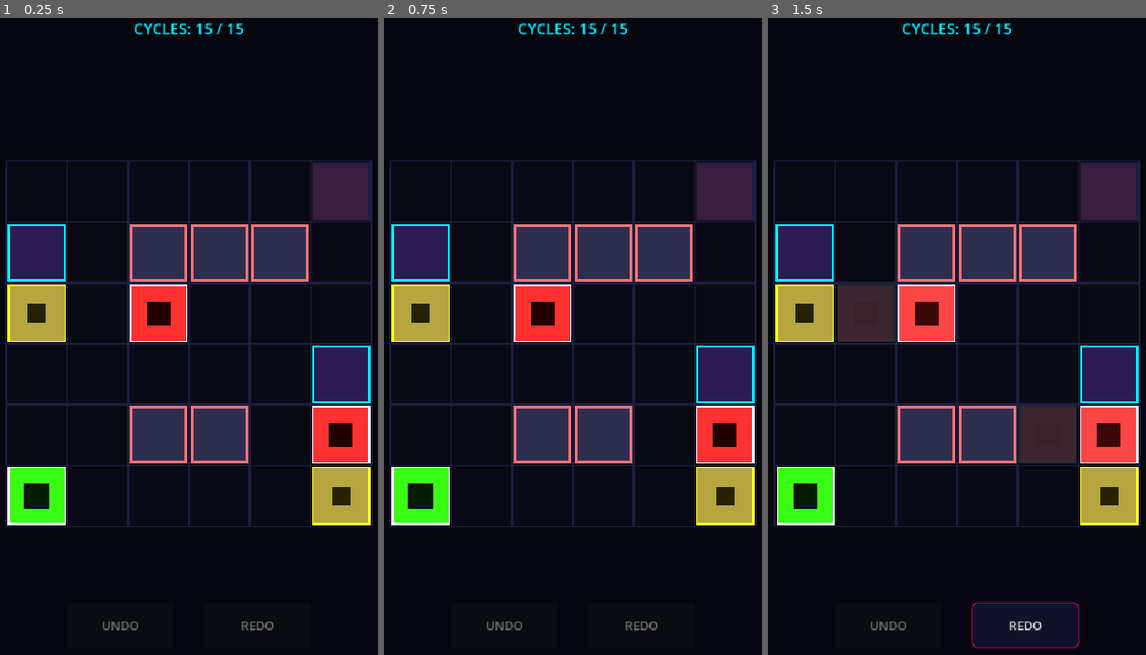
Above: before the commit, frames 1-3 (left to right).
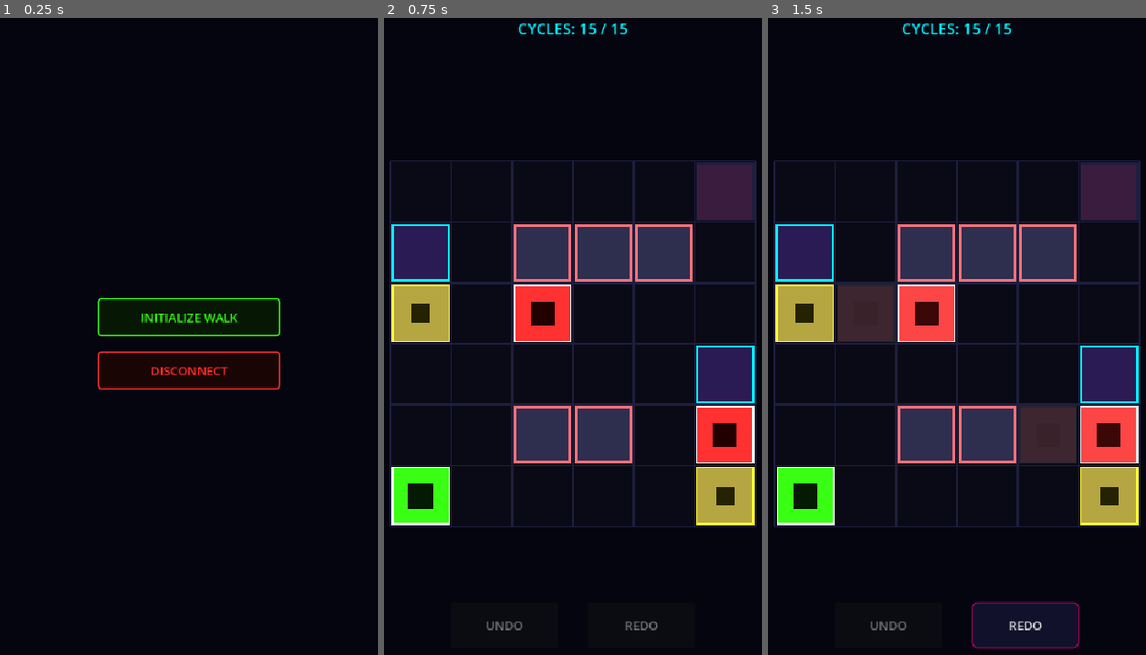
Above: after the commit, the same moments.

Repository: Kartikesh07/grid-walker
Game: Godot game, scene res://title_menu.tscn
The game is run twice, just before and just after one commit, with the same random seed, the same clock (stepped at 60 frames per second) and the same inputs. Before the commit the project starts from res://main.tscn.
Inputs (mouse positions are in pixels of both pictures, inside the frame that each line leads up to):
- Up to frame 1 (0.25 s): no input
- Up to frame 2 (0.75 s): click (573, 317) at 0.5 s, where only the run after the commit has a clickable "INITIALIZE WALK"
- Up to frame 3 (1.5 s): tap Enter at 1.25 s; move the mouse to (1047, 304) at 1.27 s; hold Right (ui_right) from 1.28 s (still down); tap Z at 1.35 s; click (1047, 304) at 1.42 s

The runs differ from the first frame. In frame 1, 23% of the frame differs, in the area x 1-99%, y 0-97%; in frame 2, nothing differs; in frame 3, nothing differs.

Commit message:
feat: implement title screen scene and controller script

Diff:
--- a/project.godot
+++ b/project.godot
@@ -11,7 +11,7 @@
 [application]
 
 config/name="grid-walker"
-run/main_scene="uid://c5tost7vh0868"
+run/main_scene="uid://dmq4re613xff5"
 config/features=PackedStringArray("4.7", "Mobile")
 config/icon="res://icon.svg"
 
--- /dev/null
+++ b/src/scenes/title_menu.gd
@@ -0,0 +1,35 @@
+extends Control
+
+# Preload sound effect directly for UI clicks
+const STREAM_BUTTON_CLICK = preload("res://Music/ButtonClick.wav")
+
+# Use Scene Unique Nodes (%) to find buttons anywhere in the hierarchy
+@onready var start_button: Button = %StartButton
+@onready var exit_button: Button = %ExitButton
+
+func _ready() -> void:
+	# Connect buttons to their press events
+	if start_button:
+		start_button.pressed.connect(_on_start_pressed)
+	if exit_button:
+		exit_button.pressed.connect(_on_exit_pressed)
+
+func _on_start_pressed() -> void:
+	play_sfx(STREAM_BUTTON_CLICK)
+	# Wait brief moment for the click sound to finish playing, then switch scenes
+	await get_tree().create_timer(0.15).timeout
+	get_tree().change_scene_to_file("res://main.tscn")
+
+func _on_exit_pressed() -> void:
+	play_sfx(STREAM_BUTTON_CLICK)
+	await get_tree().create_timer(0.15).timeout
+	get_tree().quit()
+
+# Simple one-shot sound player
+func play_sfx(stream: AudioStream) -> void:
+	var player = AudioStreamPlayer.new()
+	player.stream = stream
+	player.volume_db = -6.0
+	add_child(player)
+	player.play()
+	player.finished.connect(player.queue_free)
--- /dev/null
+++ b/title_menu.tscn
@@ -0,0 +1,95 @@
+[gd_scene format=3 uid="uid://dmq4re613xff5"]
+
+[ext_resource type="Script" uid="uid://dpn7gwdj4hwis" path="res://src/scenes/title_menu.gd" id="1_cgpkj"]
+
+[sub_resource type="StyleBoxFlat" id="StyleBoxFlat_w37us"]
+bg_color = Color(0.023529412, 0.09411765, 0.011764706, 1)
+border_width_left = 2
+border_width_top = 2
+border_width_right = 2
+border_width_bottom = 2
+border_color = Color(0.22352941, 1, 0.078431375, 1)
+corner_radius_top_left = 4
+corner_radius_top_right = 4
+corner_radius_bottom_right = 4
+corner_radius_bottom_left = 4
+
+[sub_resource type="StyleBoxFlat" id="StyleBoxFlat_mgd1j"]
+bg_color = Color(0.22352941, 1, 0.078431375, 1)
+border_width_left = 2
+border_width_top = 2
+border_width_right = 2
+border_width_bottom = 2
+border_color = Color(0.22352941, 1, 0.078431375, 1)
+corner_radius_top_left = 4
+corner_radius_top_right = 4
+corner_radius_bottom_right = 4
+corner_radius_bottom_left = 4
+
+[sub_resource type="StyleBoxFlat" id="StyleBoxFlat_f2vs7"]
+bg_color = Color(0.101960786, 0.019607844, 0.019607844, 1)
+border_width_left = 2
+border_width_top = 2
+border_width_right = 2
+border_width_bottom = 2
+border_color = Color(1, 0.19215687, 0.19215687, 1)
+corner_radius_top_left = 4
+corner_radius_top_right = 4
+corner_radius_bottom_right = 4
+corner_radius_bottom_left = 4
+
+[sub_resource type="StyleBoxFlat" id="StyleBoxFlat_y7hm8"]
+bg_color = Color(1, 0.19215687, 0.19215687, 1)
+border_width_left = 2
+border_width_top = 2
+border_width_right = 2
+border_width_bottom = 2
+border_color = Color(1, 0.19215687, 0.19215687, 1)
+corner_radius_top_left = 4
+corner_radius_top_right = 4
+corner_radius_bottom_right = 4
+corner_radius_bottom_left = 4
+
+[node name="TitleMenu" type="Control" unique_id=16565927]
+layout_mode = 3
+anchors_preset = 15
+anchor_right = 1.0
+anchor_bottom = 1.0
+grow_horizontal = 2
+grow_vertical = 2
+script = ExtResource("1_cgpkj")
+
+[node name="VBoxContainer" type="VBoxContainer" parent="." unique_id=1055975098]
+layout_mode = 1
+anchors_preset = 8
+anchor_left = 0.5
+anchor_top = 0.5
+anchor_right = 0.5
+anchor_bottom = 0.5
+offset_left = -120.0
+offset_top = -60.0
+offset_right = 120.0
+offset_bottom = 60.0
+grow_horizontal = 2
+grow_vertical = 2
+theme_override_constants/separation = 20
+
+[node name="StartButton" type="Button" parent="VBoxContainer" unique_id=879668446]
+unique_name_in_owner = true
+custom_minimum_size = Vector2(240, 50)
+layout_mode = 2
+theme_override_colors/font_color = Color(0.22352941, 1, 0.078431375, 1)
+theme_override_colors/font_hover_color = Color(0.039215688, 0.039215688, 0.08627451, 1)
+theme_override_styles/normal = SubResource("StyleBoxFlat_w37us")
+theme_override_styles/hover = SubResource("StyleBoxFlat_mgd1j")
+text = "INITIALIZE WALK"
+
+[node name="ExitButton" type="Button" parent="VBoxContainer" unique_id=1863225706]
+unique_name_in_owner = true
+custom_minimum_size = Vector2(240, 50)
+layout_mode = 2
+theme_override_colors/font_color = Color(1, 0.19215687, 0.19215687, 1)
+theme_override_colors/font_hover_color = Color(0.039215688, 0.039215688, 0.08627451, 1)
+theme_override_styles/normal = SubResource("StyleBoxFlat_f2vs7")
+theme_override_styles/hover = SubResource("StyleBoxFlat_y7hm8")
+text = "DISCONNECT"
